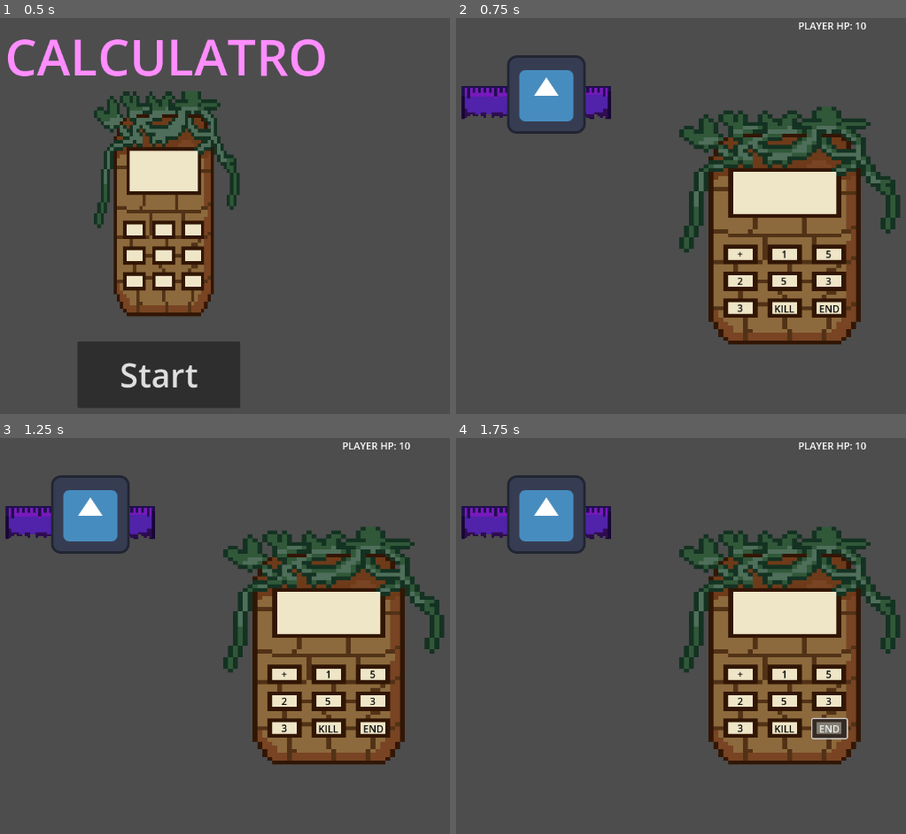
Above: before the commit, frames 1-4 (two rows, left to right).
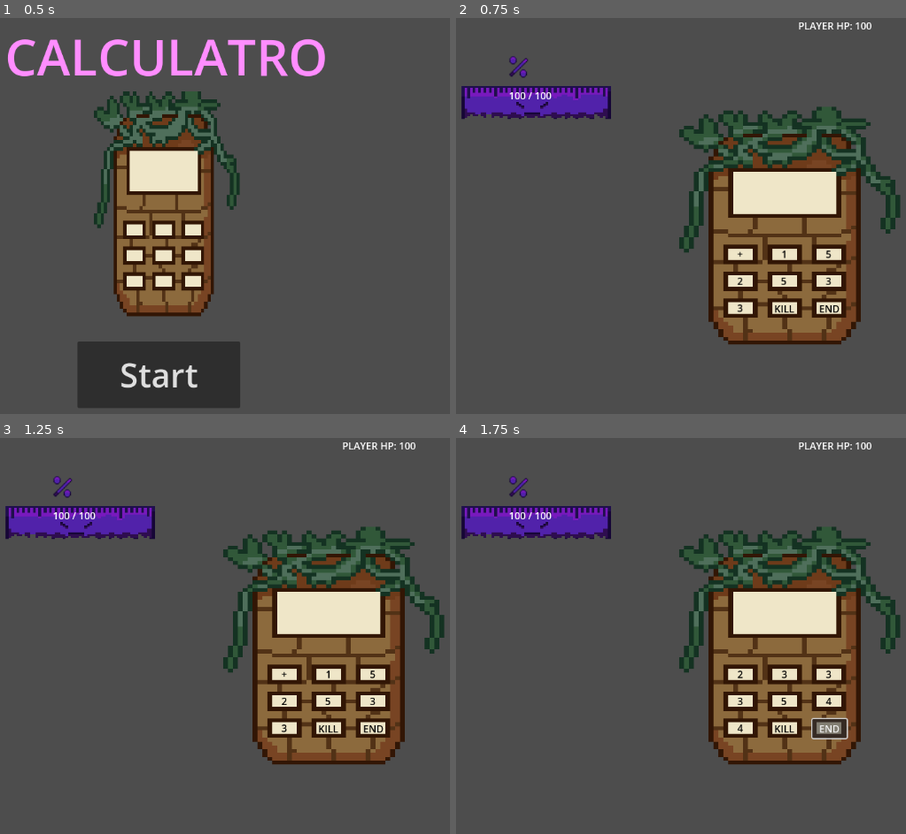
Above: after the commit, the same moments.

Repository: PalatronDead/Calculatro
Game: Godot game, scene res://scenes/main_menu.tscn
Two runs of this game, one before a commit and one after it. Both use one fixed random seed, a clock stepped at 60 frames per second and the inputs below. The engine's default icon, where the game draws it, is replaced by a stand-in: a white triangle on a blue panel in a dark square.
Inputs:
- Up to frame 1 (0.5 s): no input
- Up to frame 2 (0.75 s): click "Start" at 0.5 s
- Up to frame 3 (1.25 s): no input
- Up to frame 4 (1.75 s): click "END" at 1.25 s

Frame 1 is identical in both runs. In frame 2, 2.4% of the frame differs, in the area x 11-93%, y 1-30%; in frame 3, 2.4%; in frame 4, 2.5%, in the area x 11-93%, y 1-75%.

Commit message:
Added one member to the team, so i have to push for them to see this, so hi

Diff:
--- a/battle_manager.gd
+++ b/battle_manager.gd
@@ -110,30 +110,27 @@
 	else:
 		print("Enemy is already dead")
 
-func _on_turn_ended():
-	print("Turn Ended. Enemy Attacking...")
-
-	if is_instance_valid(current_enemy):
-
-		await get_tree().create_timer(0.5).timeout
-		var damage = current_enemy.attack()
-		RunManager.modifiy_hp(-damage)
-		calculator_ui.draw_hand(RunManager.shuffle_deck(RunManager.deck))
-
-		if RunManager.current_hp <= 0:
-			game_over()
-
 func _update_player_ui(new_hp : int):
 	player_hp_label.text = "PLAYER HP: " +  str(new_hp)
 
 func take_damage(amount: int):
-	current_player_hp -= amount
-	_update_player_ui(current_player_hp)
+	RunManager.modifiy_hp(-amount)
+	_update_player_ui(RunManager.current_hp)
 	calculator_ui.apply_shake()
 	SoundManager.play_sfx(preload("res://sfx/hitHurt.wav"))
 
-	if current_player_hp <= 0:
+	if RunManager.current_hp <= 0:
 		game_over()
+
+func _on_turn_ended():
+	if is_instance_valid(current_enemy):
+		if current_enemy.current_hp > 0:
+			current_enemy.state_machine.transition("Act")
+			if(RunManager.deck.size() >= 1):
+				calculator_ui.draw_hand(RunManager.shuffle_deck(RunManager.deck))
+				print("Shuffleando los shuffles")
+			else:
+				game_over()
 
 func _on_enemy_died():
 	calculator_ui.hide()
--- a/calculator_ui.gd
+++ b/calculator_ui.gd
@@ -64,6 +64,13 @@
 		button_instance.item_selected.connect(_on_hand_item_clicked.bind(button_instance))
 
 func _on_execute_pressed():
+	var items_used = equation_container.get_children()
+
+	for item in items_used:
+		var data: ItemData = item.data
+		RunManager.deck.erase(data)
+		item.queue_free()
+
 	var sequence_data: Array[ItemData] = []
 
 	for button in equation_container.get_children():
@@ -79,14 +86,14 @@
 		print("Invalid Equation")
 		apply_shake()
 
+func _on_end_turn_pressed():
+	turn_ended.emit()
+
 func _clear_ui():
 	_clear_equation()
 	for slot in hand_slots.get_children():
 		for child in slot.get_children():
 			child.queue_free()
-
-func _on_end_turn_pressed():
-	turn_ended.emit()
 
 func _clear_equation():
 	for child in equation_container.get_children():
--- a/enemy/enemy.gd
+++ b/enemy/enemy.gd
@@ -4,6 +4,7 @@
 
 @onready var state_machine: StateMachine = $StateMachine
 @onready var intent_icon: TextureRect = $IntentIcon
+@onready var intent_label: Label = $IntentLabel
 
 @export var max_hp: int = 100
 var current_hp: int
@@ -54,6 +55,8 @@
 
 func show_intent():
 	intent_icon.texture = current_action.intent_icon
+	if(current_action.base_value > 0):
+		intent_label.text = str(current_action.base_value)
 
 func hide_intent():
 	intent_icon.texture = null
--- a/enemy/enemy.tscn
+++ b/enemy/enemy.tscn
@@ -1,14 +1,30 @@
-[gd_scene load_steps=6 format=3 uid="uid://c7xh6d6ju67xx"]
+[gd_scene load_steps=11 format=3 uid="uid://c7xh6d6ju67xx"]
 
 [ext_resource type="Script" uid="uid://bdjajqb776j03" path="res://enemy/enemy.gd" id="1_md0e3"]
 [ext_resource type="Texture2D" uid="uid://d3dme7l07cavp" path="res://sprites/RulerEnemy.png" id="2_md0e3"]
 [ext_resource type="Script" uid="uid://d0rh1adjqkwk" path="res://resources/enemy_action.gd" id="2_ppra6"]
-[ext_resource type="Resource" uid="uid://06lm2ejrwpbv" path="res://enemy/enemyResources/attack_action.tres" id="3_pmsee"]
+[ext_resource type="Texture2D" uid="uid://c6u4ot25l44rv" path="res://sprites/enemyDeffendIntentionIcon.png" id="3_1wwld"]
+[ext_resource type="Script" uid="uid://5mgam454km58" path="res://enemy/enemyResources/defend_action.gd" id="3_pmsee"]
 [ext_resource type="Script" uid="uid://b47gb4p5escmg" path="res://Base/state_machine.gd" id="4_p200p"]
+[ext_resource type="Texture2D" uid="uid://cj3dw2pgqmr2c" path="res://sprites/enemyAttackIntentionIcon.png" id="5_5ffra"]
+[ext_resource type="Script" uid="uid://b7rxpm0d7cqn7" path="res://enemy/enemyResources/attack_action.gd" id="6_e355f"]
+
+[sub_resource type="Resource" id="Resource_y5vj3"]
+script = ExtResource("3_pmsee")
+name = "Defend"
+intent_icon = ExtResource("3_1wwld")
+metadata/_custom_type_script = "uid://5mgam454km58"
+
+[sub_resource type="Resource" id="Resource_78jik"]
+script = ExtResource("6_e355f")
+name = "Attack"
+intent_icon = ExtResource("5_5ffra")
+base_value = 5
+metadata/_custom_type_script = "uid://b7rxpm0d7cqn7"
 
 [node name="Enemy" type="Node2D"]
 script = ExtResource("1_md0e3")
-possible_actions = Array[ExtResource("2_ppra6")]([ExtResource("3_pmsee")])
+possible_actions = Array[ExtResource("2_ppra6")]([SubResource("Resource_y5vj3"), SubResource("Resource_78jik")])
 
 [node name="Sprite2D" type="Sprite2D" parent="."]
 texture_filter = 1
@@ -23,10 +39,16 @@
 offset_bottom = -5.0
 
 [node name="IntentIcon" type="TextureRect" parent="."]
-offset_left = -34.0
-offset_top = -82.0
-offset_right = 6.0
-offset_bottom = -42.0
+offset_left = -35.0
+offset_top = -84.0
+offset_right = 5.0
+offset_bottom = -44.0
 
 [node name="StateMachine" type="Node" parent="."]
 script = ExtResource("4_p200p")
+
+[node name="IntentLabel" type="Label" parent="."]
+offset_left = 3.0
+offset_top = -59.0
+offset_right = 43.0
+offset_bottom = -36.0
--- a/enemy/enemyResources/attack_action.gd
+++ b/enemy/enemyResources/attack_action.gd
@@ -1,5 +1,4 @@
-class_name AttackAction
-extends EnemyAction
+class_name AttackAction extends EnemyAction
 
 func execute(enemy, battle_manager):
 	battle_manager.take_damage(base_value)
--- a/enemy/enemyResources/attack_action.tres
+++ b/enemy/enemyResources/attack_action.tres
@@ -1,7 +1,7 @@
 [gd_resource type="Resource" script_class="AttackAction" load_steps=3 format=3 uid="uid://06lm2ejrwpbv"]
 
 [ext_resource type="Script" uid="uid://b7rxpm0d7cqn7" path="res://enemy/enemyResources/attack_action.gd" id="1_cw34a"]
-[ext_resource type="Texture2D" uid="uid://cfddaen38mtbk" path="res://icon.svg" id="1_mrvue"]
+[ext_resource type="Texture2D" uid="uid://cj3dw2pgqmr2c" path="res://sprites/enemyAttackIntentionIcon.png" id="1_mrvue"]
 
 [resource]
 script = ExtResource("1_cw34a")
--- a/enemy/enemyResources/defend_action.gd
+++ b/enemy/enemyResources/defend_action.gd
@@ -1,5 +1,4 @@
-class_name DefendAction
-extends EnemyAction
+class_name DefendAction extends EnemyAction
 
 func execute(enemy, battle_manager):
 	enemy.is_defending = true
--- a/enemy/enemyResources/defend_action.tres
+++ b/enemy/enemyResources/defend_action.tres
@@ -1,6 +1,6 @@
 [gd_resource type="Resource" script_class="EnemyAction" load_steps=3 format=3 uid="uid://blpa632ugjicq"]
 
-[ext_resource type="Texture2D" uid="uid://b05k5mlqna83k" path="res://sprites/GuanteCalculatro.png" id="1_8ct7r"]
+[ext_resource type="Texture2D" uid="uid://c6u4ot25l44rv" path="res://sprites/enemyDeffendIntentionIcon.png" id="1_8ct7r"]
 [ext_resource type="Script" uid="uid://d0rh1adjqkwk" path="res://resources/enemy_action.gd" id="1_j0uyj"]
 
 [resource]
--- a/enemy/enemyStates/enemy_act_state.gd
+++ b/enemy/enemyStates/enemy_act_state.gd
@@ -11,4 +11,5 @@
 func enter():
 	enemy.hide_intent()
 	enemy.current_action.execute(enemy, enemy.battle_manager)
+	print("Act state")
 	enemy.state_machine.transition("Choose")
--- a/enemy/enemyStates/enemy_choose_state.gd
+++ b/enemy/enemyStates/enemy_choose_state.gd
@@ -11,3 +11,4 @@
 func enter():
 	enemy.current_action = enemy.pick_action()
 	enemy.state_machine.transition("ShowIntent")
+	print('Choose State')
--- a/enemy/enemyStates/enemy_show_intent_state.gd
+++ b/enemy/enemyStates/enemy_show_intent_state.gd
@@ -10,3 +10,4 @@
 
 func enter():
 	enemy.show_intent()
+	print("Show Intent")
--- a/run_manager.gd
+++ b/run_manager.gd
@@ -1,7 +1,7 @@
 extends Node
 
-var max_hp: int = 10
-var current_hp: int = 10
+var max_hp: int = 100
+var current_hp: int = 100
 var deck: Array[ItemData] = []
 
 signal hp_changed(new_amount)
Binary file added: sprites/enemyAttackIntentionIcon.png
Not shown, added: sprites/enemyAttackIntentionIcon.png.import
Binary file added: sprites/enemyDeffendIntentionIcon.png
Not shown, added: sprites/enemyDeffendIntentionIcon.png.import
Not shown, added: scenes/BattleScene.tscn1947631536.tmp
